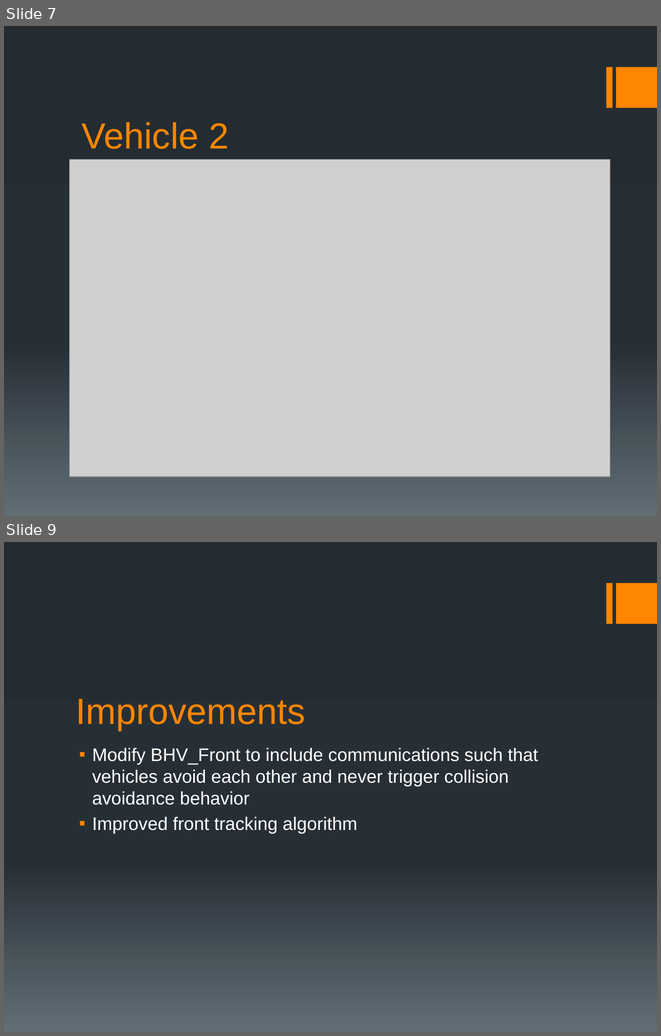
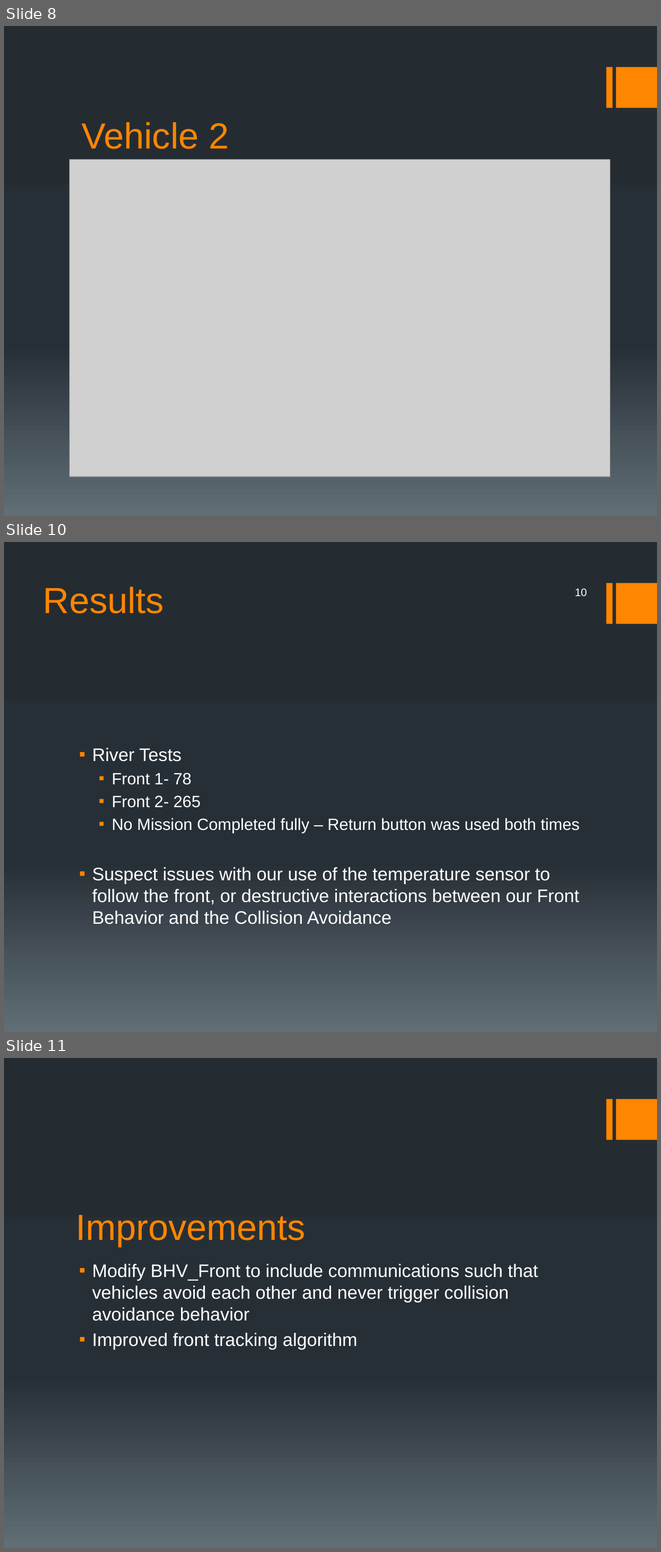
Before and after one commit to manyu79/mi_lab14, a slide deck: missions/FrontEstimate/lab_report/Presentation.pptx. Shown one above the other, each under a label of ours: slides 7 and 9 before the commit, slides 8, 10 and 11 after it; the slides between them are not shown. The pictures are 661x1036 and 661x1552 pixels, drawn with LibreOffice and Linux fonts; fonts in the diff are those of the drawing; grey boxes stand for pictures. Boxes give left, top, right and bottom in pixels: in the first picture for what was removed or moved away, otherwise in the second. Text is boxed around its words. In the diff, an @@ line names an element or a change of style, - is before the commit and + after.

```diff
--- a/missions/FrontEstimate/lab_report/Presentation.pptx
+++ b/missions/FrontEstimate/lab_report/Presentation.pptx
@@ slide 10 added at [4, 542, 657, 1032], background gradient #242C33 to #273037 to #636D76; not listed: 2 template elements that a slide beside it also shows @@
@@ title added at [43, 587, 164, 614], 40 pt, text #FF8600 @@
+Results
@@ page number added at [575, 588, 587, 596], 12 pt, text #FFFFFF @@
+10
@@ text added at [92, 748, 580, 924], 20 pt, text #FFFFFF @@
+▪ River Tests
+  ▪ Front 1- 78
+  ▪ Front 2- 265
+  ▪ No Mission Completed fully – Return button was used both times
+▪ Suspect issues with our use of the temperature sensor to follow the front, or destructive interactions between our Front Behavior and the Collision Avoidance
@@ what was slide 7 is now slide 8 @@
@@ what was slide 9 is now slide 11 @@
```
Also in this commit, not shown: 2 slides changed, 1 other slide added.
